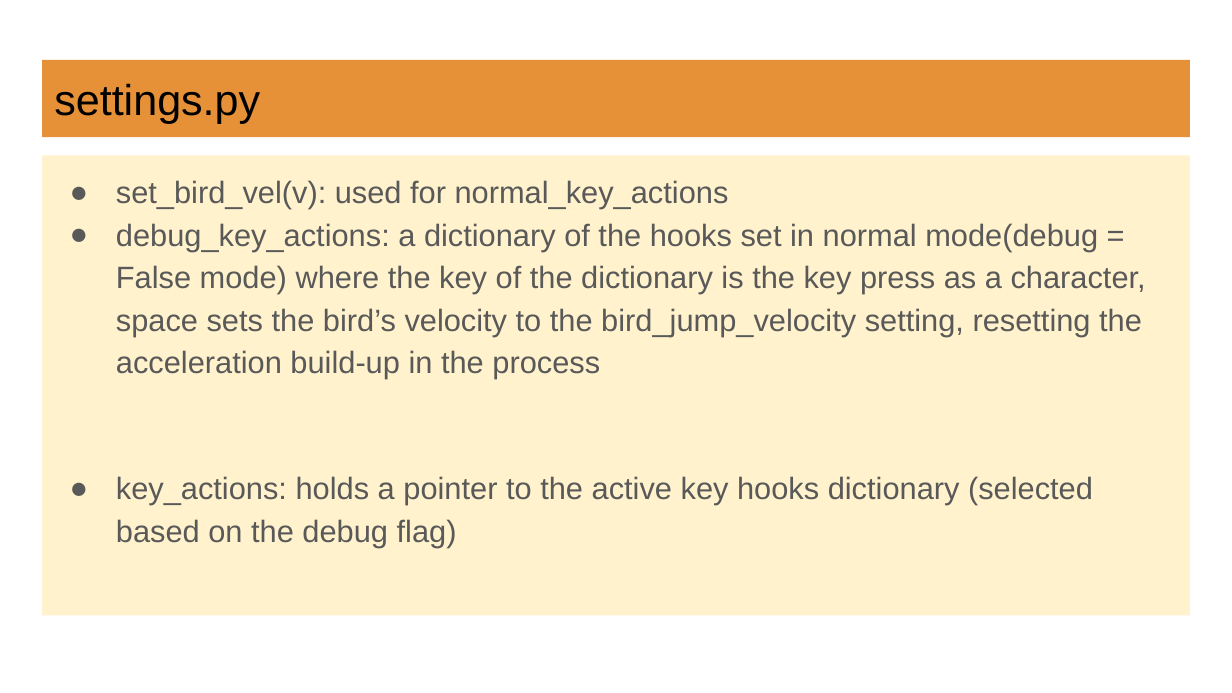
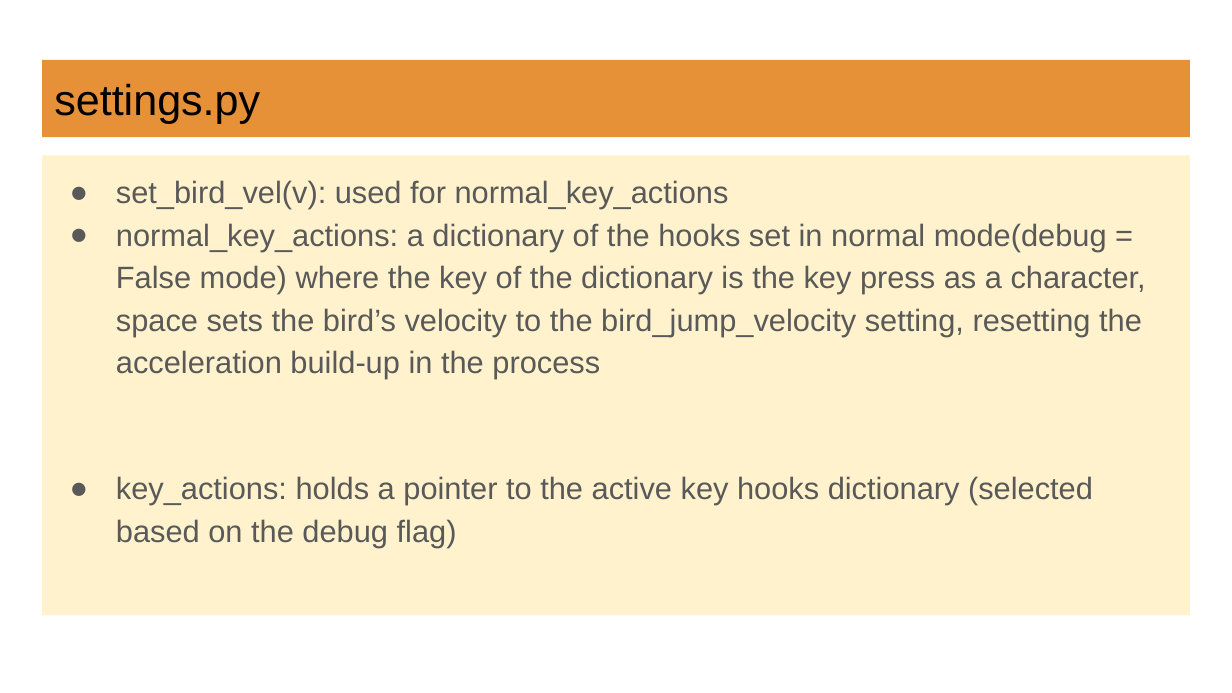
Before and after one commit to Rusomati/flappy_bird, a slide deck: slide 10 of flappy bird documentation.pptx. Drawn at 1232x693 pixels with LibreOffice and Linux fonts; fonts in the diff are those of the drawing. Boxes give left, top, right and bottom in pixels: in the first picture for what was removed or moved away, otherwise in the second. Text is boxed around its words. In the diff, an @@ line names an element or a change of style, - is before the commit and + after.

```diff
--- a/flappy bird documentation.pptx
+++ b/flappy bird documentation.pptx
@@ text at [116,223,1146,379]: text changed @@
-● debug_key_actions: a dictionary of the hooks set in normal mode(debug = False mode) where the key of the dictionary is the key press as a character, space sets the bird’s velocity to the bird_jump_velocity setting, resetting the acceleration build-up in the process
+● normal_key_actions: a dictionary of the hooks set in normal mode(debug = False mode) where the key of the dictionary is the key press as a character, space sets the bird’s velocity to the bird_jump_velocity setting, resetting the acceleration build-up in the process
```
Also in this commit, not shown: 23 other slides changed, 1 other file.
